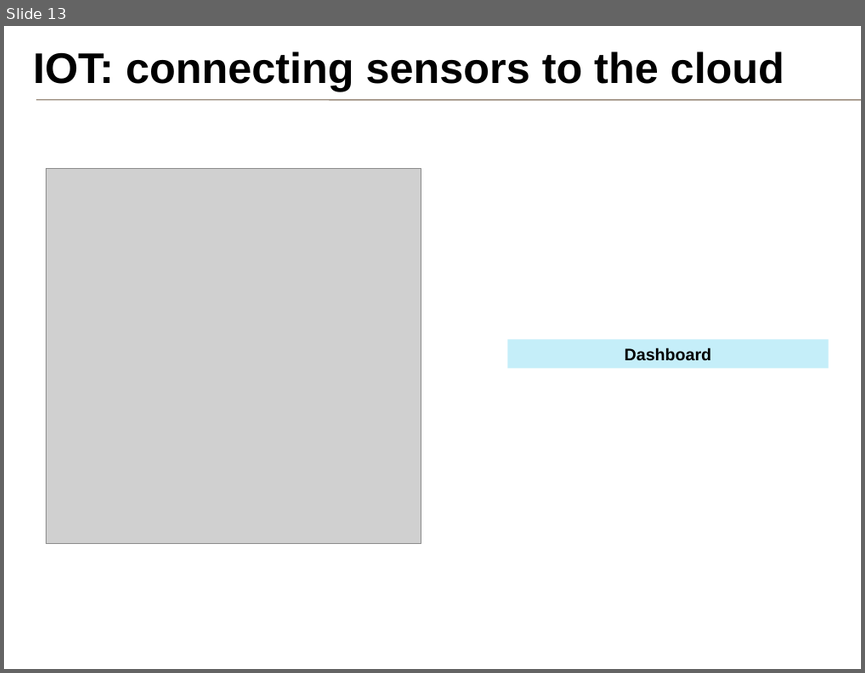
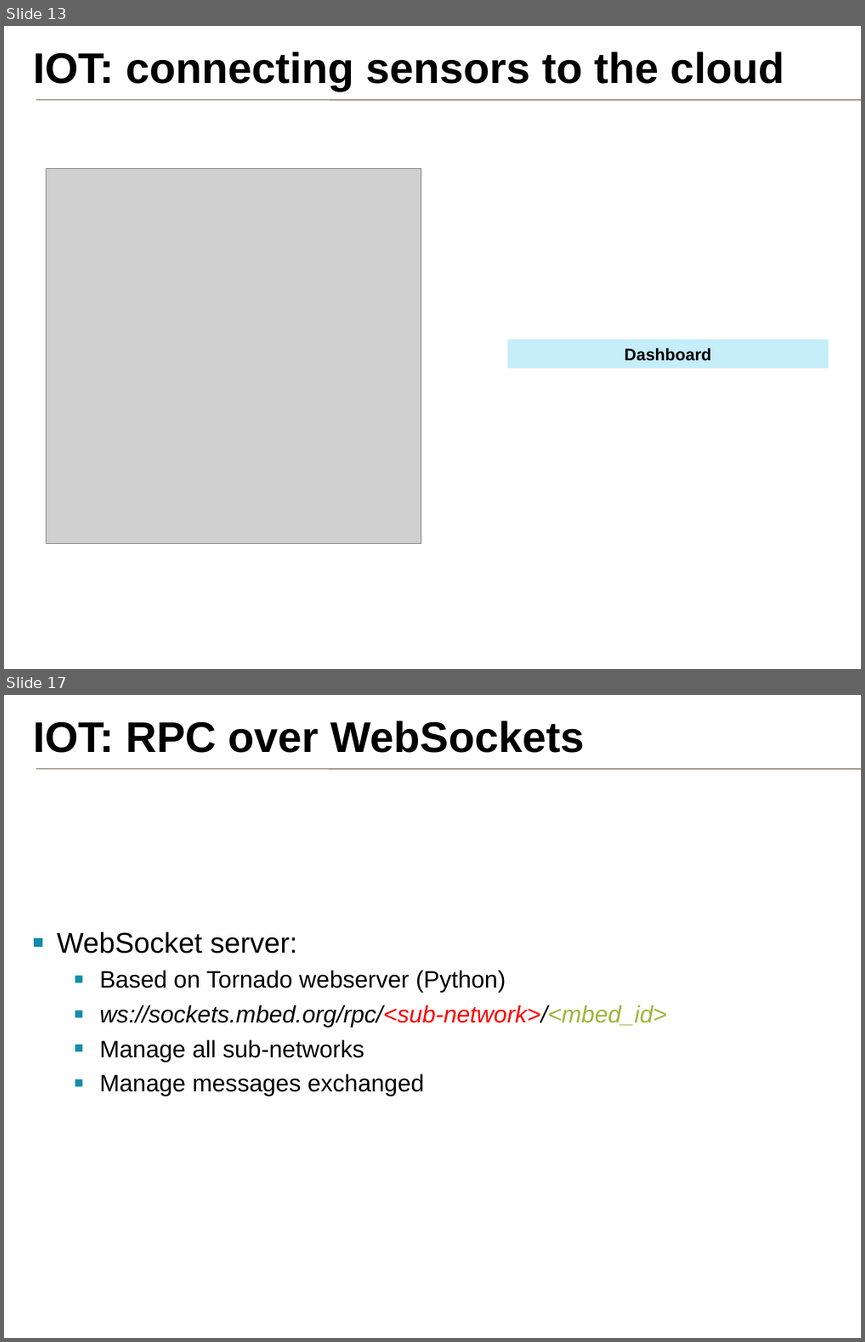
Before and after one commit to samux/ARM-internship-report, a slide deck: presentation_en/pres.pptx. Shown one above the other, each under a label of ours: slide 13 before the commit, slides 13 and 17 after it; the slides between them are not shown. The pictures are 865x673 and 865x1342 pixels, drawn with LibreOffice and Linux fonts; fonts in the diff are those of the drawing; grey boxes stand for pictures; background and template pictures are left out. Boxes give left, top, right and bottom in pixels: in the first picture for what was removed or moved away, otherwise in the second. Text is boxed around its words. In the diff, an @@ line names an element or a change of style, - is before the commit and + after.

```diff
--- a/presentation_en/pres.pptx
+++ b/presentation_en/pres.pptx
@@ slide 17 added at <box>4,695,861,1338</box>, background #FFFFFF; not listed: 2 template elements that a slide beside it also shows @@
@@ title added at <box>33,721,585,753</box>, 36 pt, text #000000, bold @@
+IOT: RPC over WebSockets
@@ text added at <box>57,931,667,1095</box>, 20 pt, text #000000 @@
+▪ WebSocket server:
+  ▪ Based on Tornado webserver (Python)
+  ▪ ws://sockets.mbed.org/rpc/<sub-network>/<mbed_id>
+  ▪ Manage all sub-networks
+  ▪ Manage messages exchanged
```
Also in this commit, not shown: 3 slides changed, 4 other slides added.
